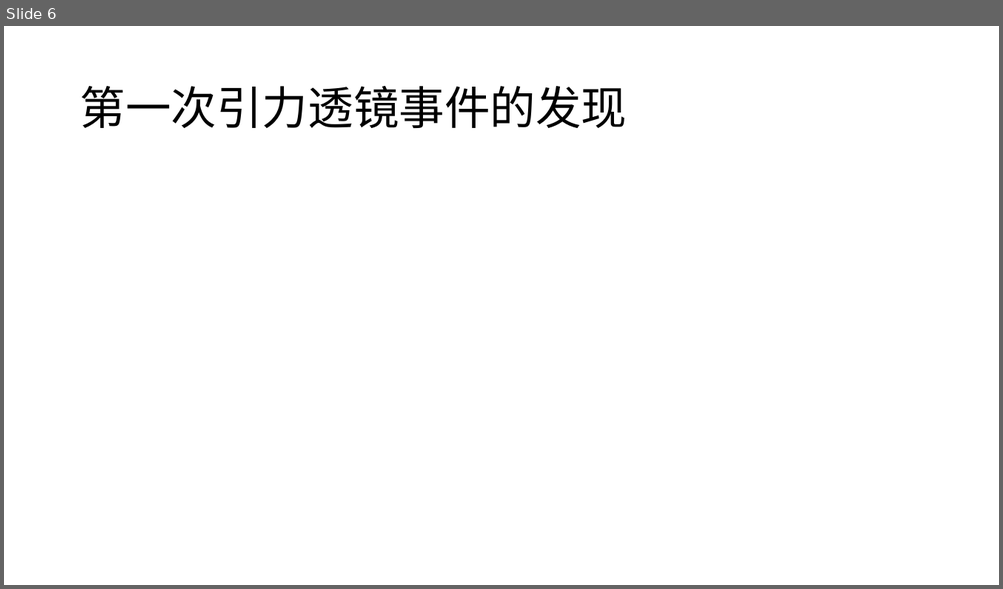
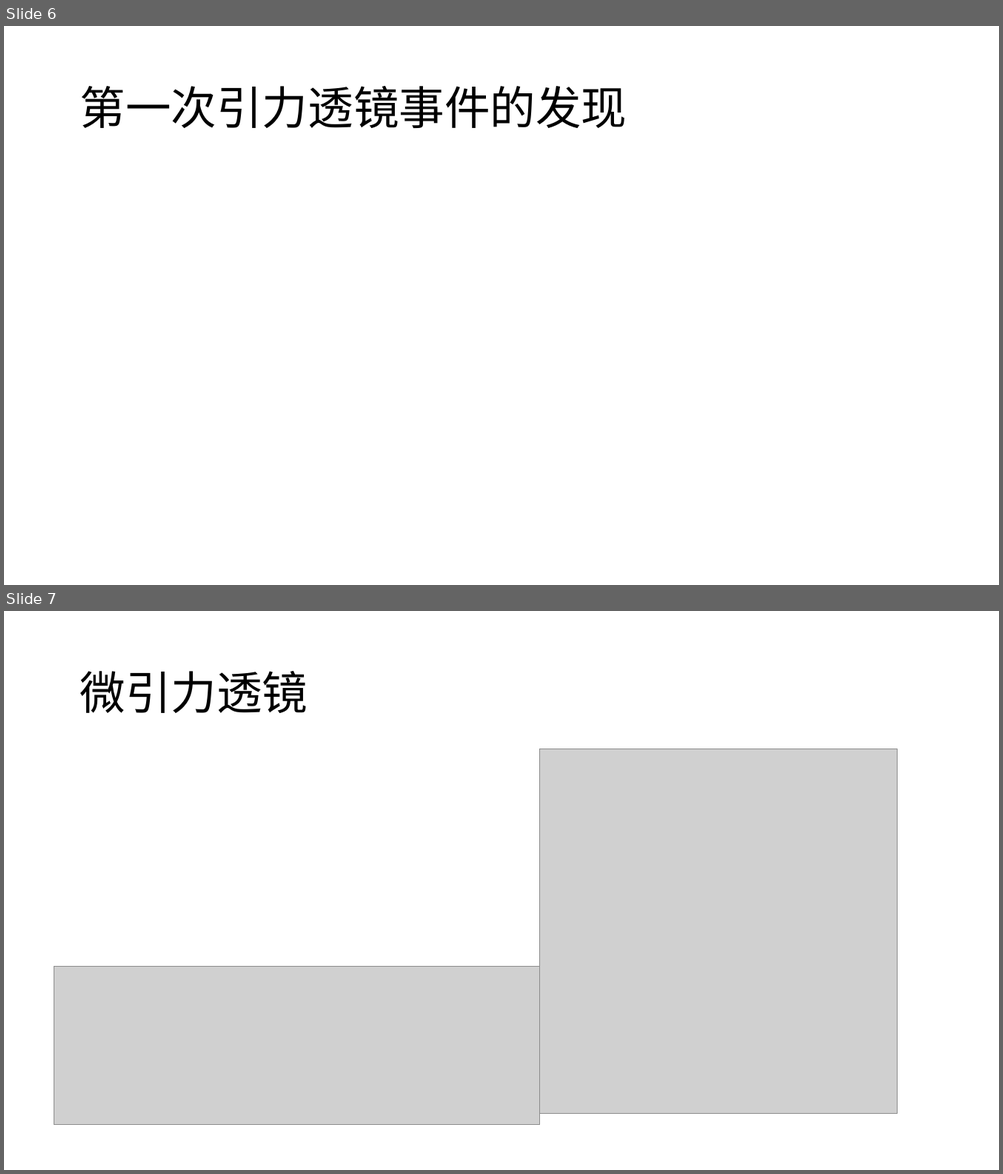
Before and after one commit to willlake/Gravitational-lens, a slide deck: Gravitational lens.pptx. Shown one above the other, each under a label of ours: slide 6 before the commit, slides 6 and 7 after it. The pictures are 1003x589 and 1003x1174 pixels, drawn with LibreOffice and Linux fonts; fonts in the diff are those of the drawing; grey boxes stand for pictures. Boxes give left, top, right and bottom in pixels: in the first picture for what was removed or moved away, otherwise in the second. Text is boxed around its words. In the diff, an @@ line names an element or a change of style, - is before the commit and + after.

```diff
--- a/Gravitational lens.pptx
+++ b/Gravitational lens.pptx
@@ slide 7 added at <box>4,611,999,1170</box>, background #FFFFFF @@
@@ title added at <box>79,671,307,713</box>, 44 pt, text #000000 @@
+微引力透镜
@@ picture added at <box>540,749,897,1115</box> @@
@@ picture added at <box>54,966,540,1125</box> @@
```
Also in this commit, not shown: 1 slide changed, 5 other slides added, 1 slide removed, 3 other files.
